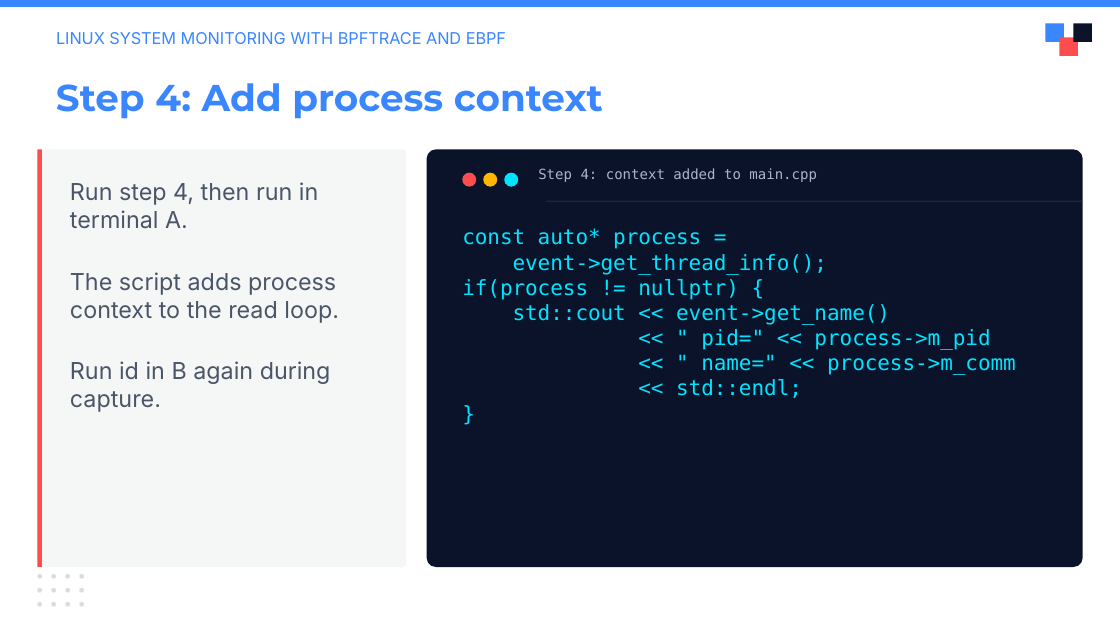
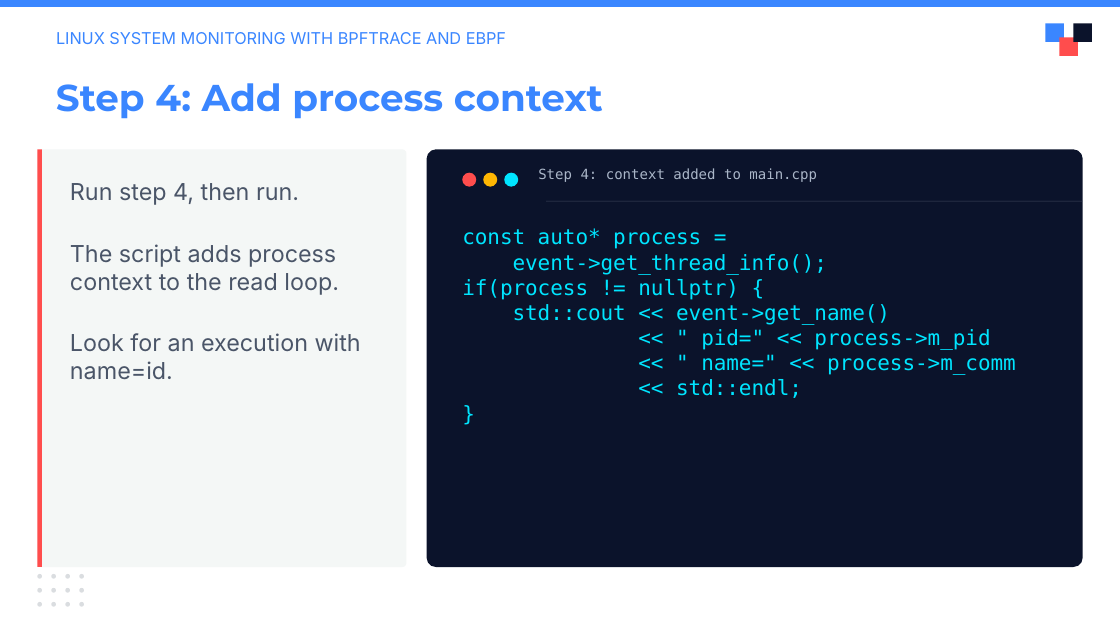
Before and after one commit to julianshalaby-perj/falco-libs-workshop, a slide deck: slide 12 of presentation/falco-libs-intro.pptx. Drawn at 1120x630 pixels with LibreOffice and Linux fonts; fonts in the diff are those of the drawing; background and template pictures are left out. Boxes give left, top, right and bottom in pixels: in the first picture for what was removed or moved away, otherwise in the second. Text is boxed around its words. In the diff, an @@ line names an element or a change of style, - is before the commit and + after.

Commit message:
Simplify slides to one terminal and explain each capture stage

```diff
--- a/presentation/falco-libs-intro.pptx
+++ b/presentation/falco-libs-intro.pptx
@@ text at (x1=70, y1=183, x2=299, y2=205): text changed @@
-Run step 4, then run in terminal A.
+Run step 4, then run.
@@ text at (x1=70, y1=333, x2=361, y2=380): text changed @@
-Run id in B again during capture.
+Look for an execution with name=id.
```
Also in this commit, not shown: 9 other slides changed.
